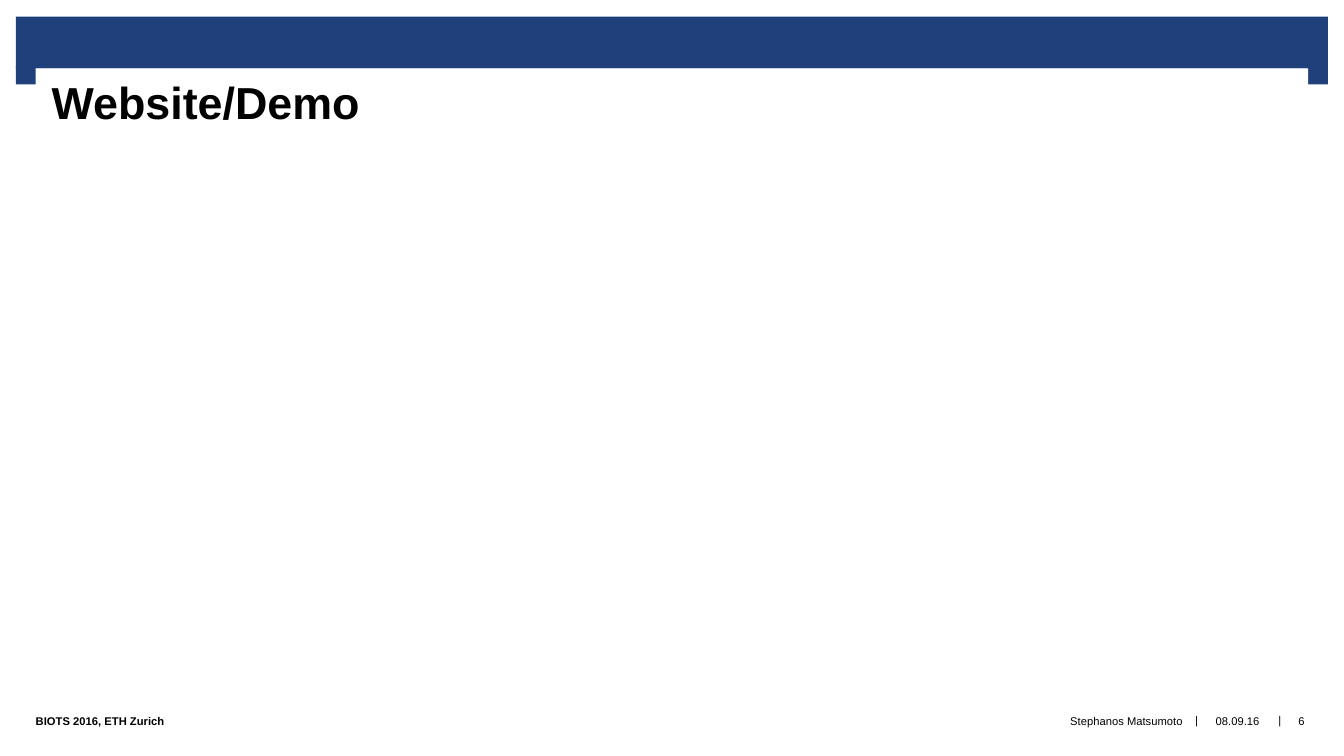
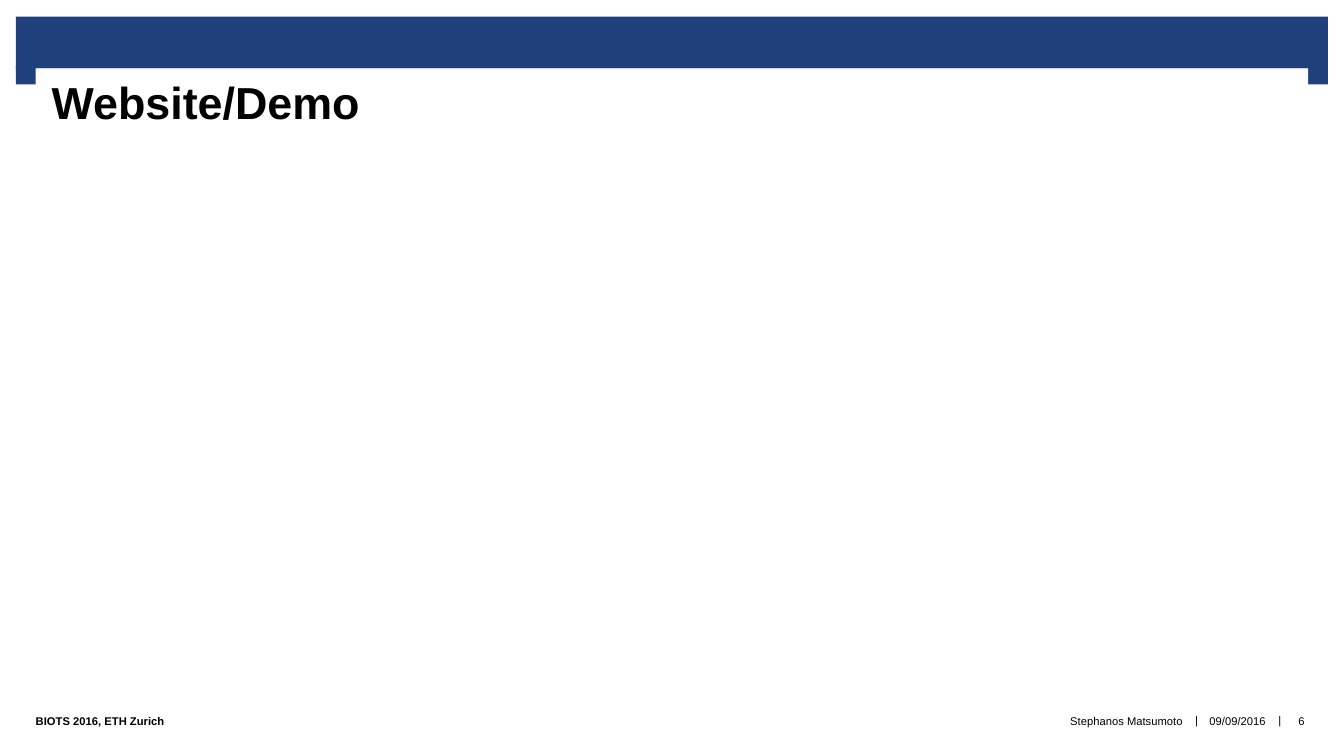
Before and after one commit to syclops/data-trading, a slide deck: slide 6 of presentation/tradeoffs_biots2016.pptx. Drawn at 1344x756 pixels with LibreOffice and Linux fonts; fonts in the diff are those of the drawing; background and template pictures are left out. Boxes give left, top, right and bottom in pixels: in the first picture for what was removed or moved away, otherwise in the second. Text is boxed around its words. In the diff, an @@ line names an element or a change of style, - is before the commit and + after.

```diff
--- a/presentation/tradeoffs_biots2016.pptx
+++ b/presentation/tradeoffs_biots2016.pptx
@@ text at (x1=1209, y1=717, x2=1265, y2=725): text changed @@
-08.09.16
+09/09/2016
```
Also in this commit, not shown: 8 other slides changed.
